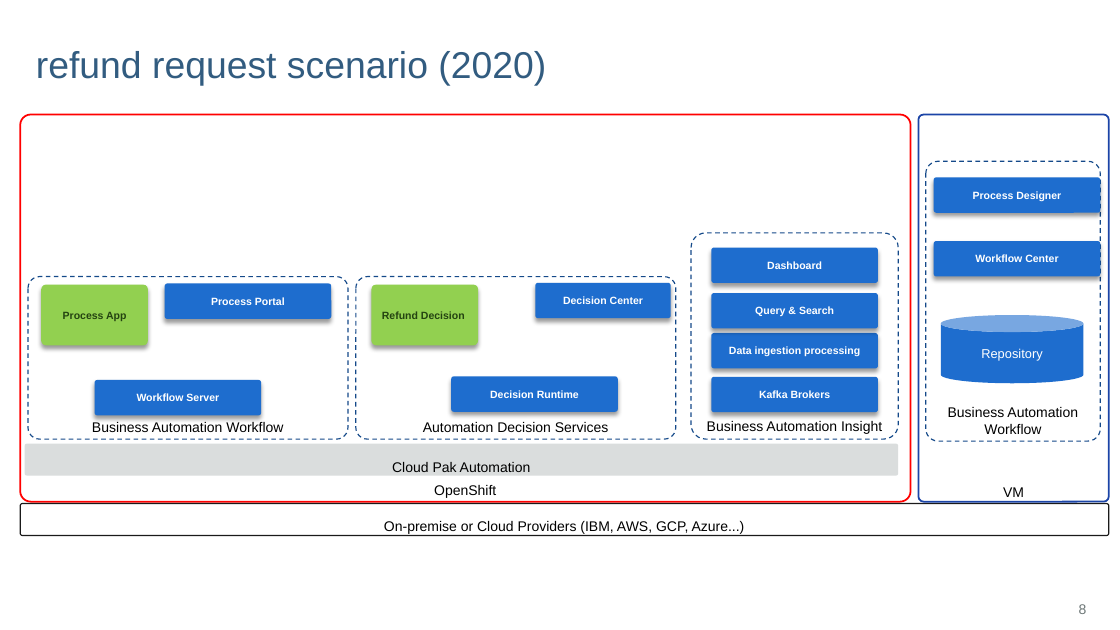
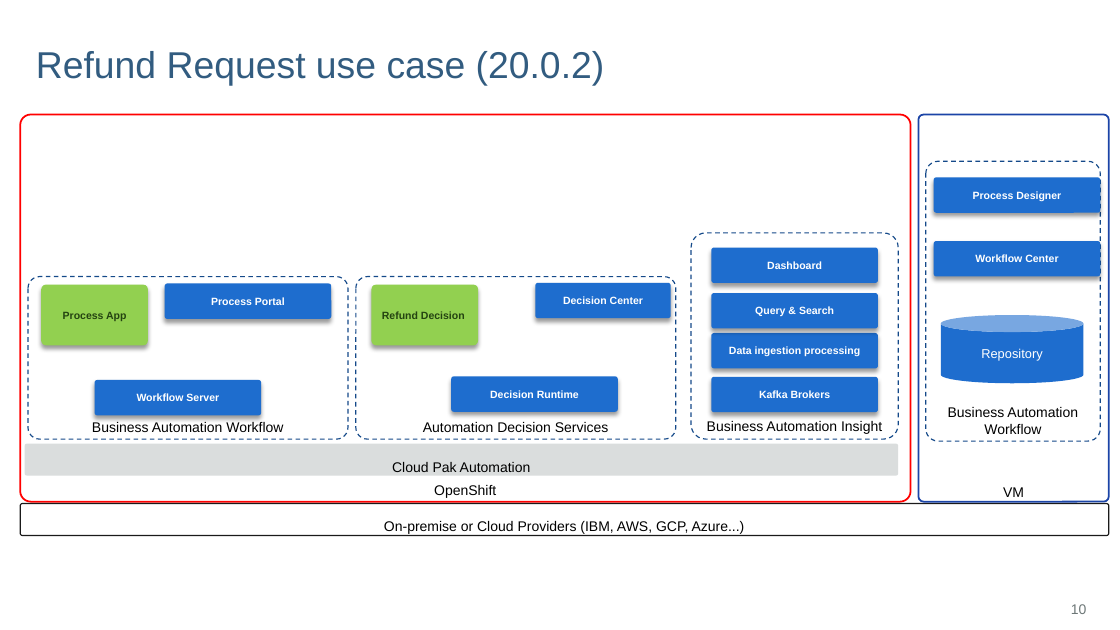
Before and after one commit to ibm-cloud-architecture/refarch-dba, a slide deck: slide 10 of docs/DBA-diagrams.pptx (slide 8 before the commit). Drawn at 1120x630 pixels with LibreOffice and Linux fonts; fonts in the diff are those of the drawing; background and template pictures are left out. Boxes give left, top, right and bottom in pixels: in the first picture for what was removed or moved away, otherwise in the second. Text is boxed around its words. In the diff, an @@ line names an element or a change of style, - is before the commit and + after.

```diff
--- a/docs/DBA-diagrams.pptx
+++ b/docs/DBA-diagrams.pptx
@@ title at [36, 51, 605, 86]: text changed @@
-refund request scenario (2020)
+Refund Request use case (20.0.2)
@@ page number at [1071, 604, 1087, 614]: text changed @@
-8
+10
```
Also in this commit, not shown: 1 other slide changed, 2 slides added, 23 other files.
